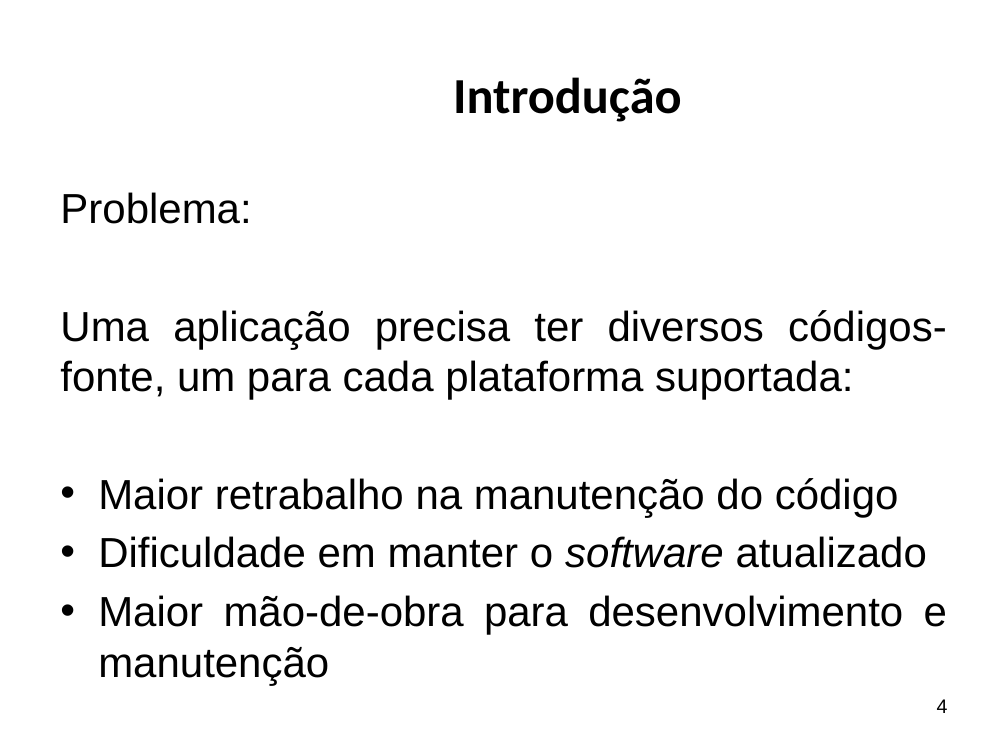
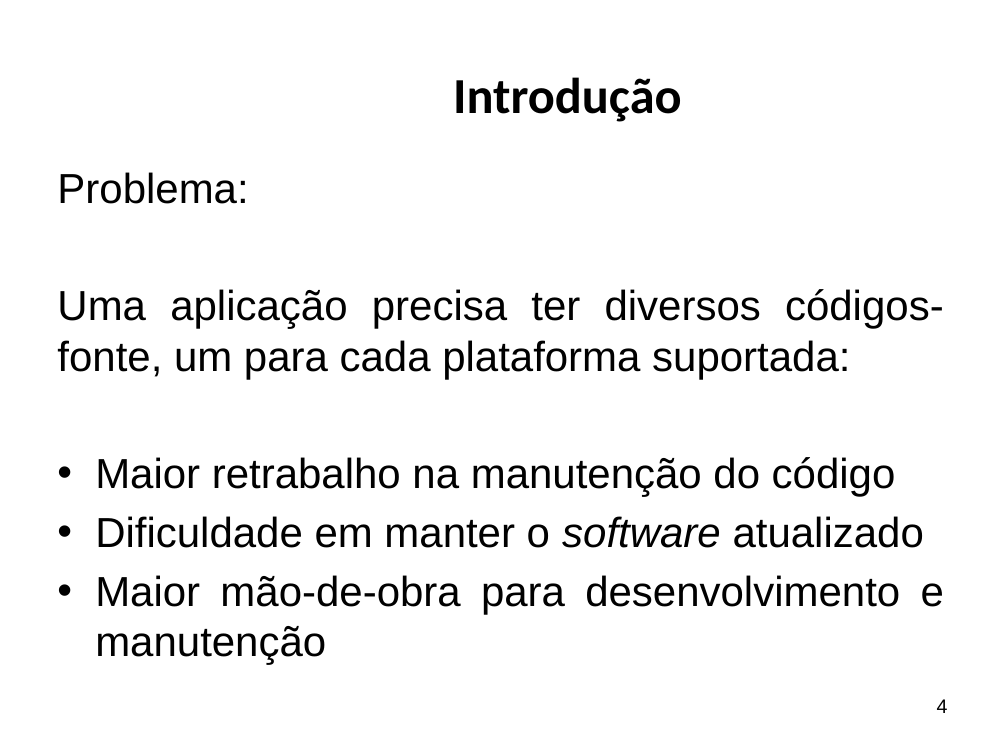
Before and after one commit to ricardopetrere/TCC_FTT, a slide deck: slide 4 of documentos/Apresentação Banca.pptx. Drawn at 1008x756 pixels with LibreOffice and Linux fonts; fonts in the diff are those of the drawing; background and template pictures are left out. Boxes give left, top, right and bottom in pixels: in the first picture for what was removed or moved away, otherwise in the second. Text is boxed around its words. In the diff, an @@ line names an element or a change of style, - is before the commit and + after.

```diff
--- a/documentos/Apresentação Banca.pptx
+++ b/documentos/Apresentação Banca.pptx
@@ text "Problema:": place and size @@
-text "Problema:" at <box>60,192,947,685</box>
+text "Problema:" at <box>57,172,944,665</box>
```
Also in this commit, not shown: 5 other slides changed, 4 slides added, 16 other files.
